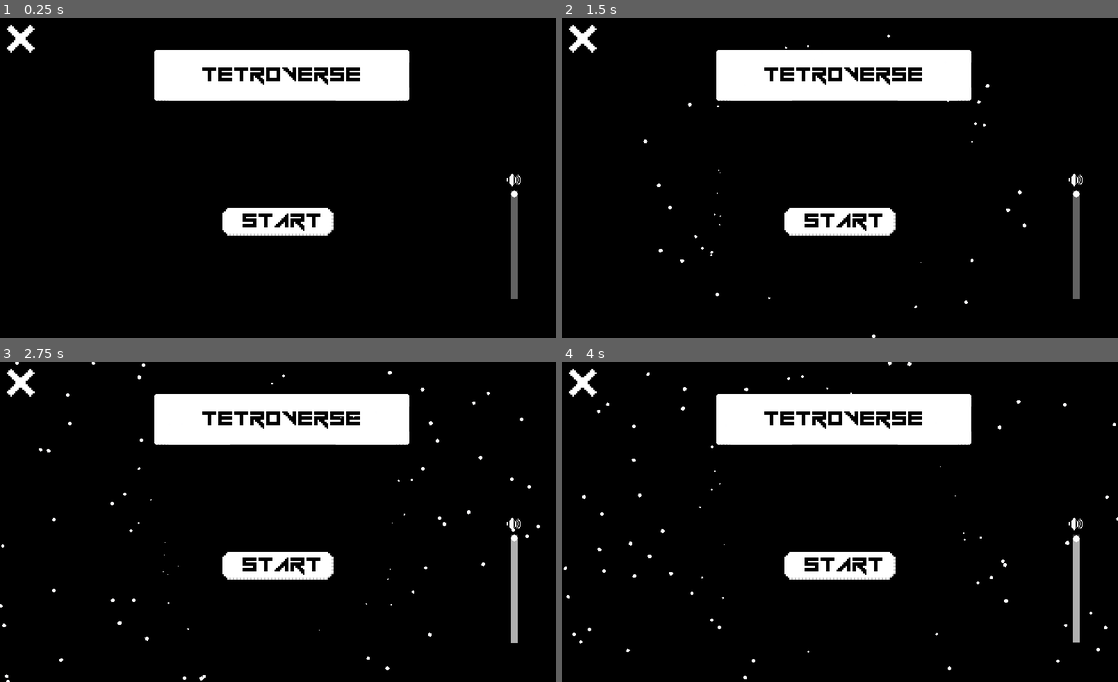
Above: before the commit, frames 1-4 (two rows, left to right).
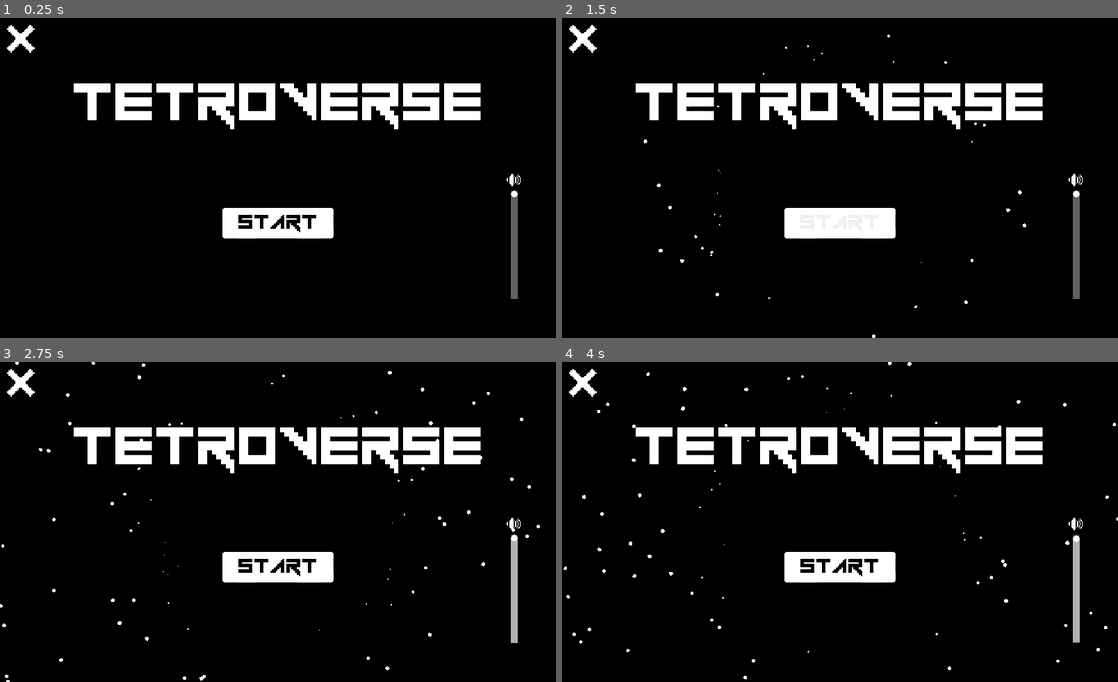
Above: after the commit, the same moments.

Repository: MetRiko/TK-Jam-2022
Game: Godot game, scene res://Scenes/UI.tscn
Same seed, same stepped clock (60 frames per second), same inputs: the game is played once before the commit and once after it. This scene is started directly instead of the project's main scene.
Inputs (mouse positions are in pixels of both pictures, inside the frame that each line leads up to):
- Up to frame 1 (0.25 s): no input
- Up to frame 2 (1.5 s): click "Start" (after the commit: "START") at 0.5 s; click "Start" (after the commit: "START") at 1.25 s
- Up to frame 3 (2.75 s): tap Enter (ui_accept) at 2, 2.27 s; move the mouse to (400, 506) at 2.02 s; hold Right (ui_right) from 2.03 s (still down); click (400, 506) at 2.17 s
- Up to frame 4 (4 s): move the mouse to (728, 538) at 2.77 s; release Right (ui_right) at 2.78 s; hold Down (ui_down) 2.78-3.53 s; tap Enter (ui_accept) at 3.02 s; move the mouse to (895, 451) at 3.52 s; hold Right (ui_right) from 3.53 s (still down)

The runs differ from the first frame. In frame 1, 9.4% of the frame differs, in the area x 13-87%, y 10-69%; in frame 2, 9.3%; in frame 3, 9.4%; in frame 4, 9.4%.

Commit message:
added newer ui

Diff:
--- a/Scenes/AudioPlayer.tscn
+++ b/Scenes/AudioPlayer.tscn
@@ -1,6 +1,6 @@
 [gd_scene load_steps=8 format=2]
 
-[ext_resource path="res://Y2Mate.is - Infected Mushroom - Guitarmass-R_uS0aT0bG8-160k-1654088910253.mp3" type="AudioStream" id=1]
+[ext_resource path="res://Tetraverse_v2.wav" type="AudioStream" id=1]
 [ext_resource path="res://Scripts/AudioPlayer.gd" type="Script" id=2]
 [ext_resource path="res://Sounds/bounce2.wav" type="AudioStream" id=3]
 [ext_resource path="res://Sounds/ball lost.wav" type="AudioStream" id=4]
@@ -17,5 +17,4 @@
 autoplay = true
 
 [node name="EffectsAudioStreamPlayer" type="AudioStreamPlayer" parent="."]
-stream = ExtResource( 1 )
 autoplay = true
--- a/Scenes/Button.tscn
+++ b/Scenes/Button.tscn
@@ -1,25 +1,19 @@
-[gd_scene load_steps=3 format=2]
+[gd_scene load_steps=2 format=2]
 
-[ext_resource path="res://Sprites/buttonSprite.png" type="Texture" id=1]
 [ext_resource path="res://UI.tres" type="Theme" id=3]
 
-[node name="Start" type="TextureButton"]
-margin_right = 128.0
-margin_bottom = 32.0
-texture_normal = ExtResource( 1 )
-expand = true
+[node name="MarginContainer" type="MarginContainer"]
+margin_right = 220.0
+margin_bottom = 60.0
+size_flags_horizontal = 0
+size_flags_vertical = 2
+theme = ExtResource( 3 )
 
-[node name="RichTextLabel" type="Label" parent="."]
-anchor_left = 0.5
-anchor_top = 0.5
-anchor_right = 0.5
-anchor_bottom = 0.5
-margin_left = -78.0
-margin_top = -32.5
-margin_right = 78.0
-margin_bottom = 32.5
+[node name="Start" type="Button" parent="."]
+margin_right = 242.09
+margin_bottom = 70.8102
 theme = ExtResource( 3 )
-text = "Button"
-align = 1
-valign = 1
-uppercase = true
+text = "START"
+__meta__ = {
+"_editor_description_": ""
+}
--- a/Scenes/UI.tscn
+++ b/Scenes/UI.tscn
@@ -1,12 +1,19 @@
-[gd_scene load_steps=13 format=2]
+[gd_scene load_steps=15 format=2]
 
 [ext_resource path="res://Scenes/Button.tscn" type="PackedScene" id=1]
+[ext_resource path="res://Vermin Vibes 1989.ttf" type="DynamicFontData" id=2]
 [ext_resource path="res://Sprites/pixelFullSquare.png" type="Texture" id=3]
 [ext_resource path="res://UI.tres" type="Theme" id=4]
 [ext_resource path="res://Sprites/pixelVolumeSymbol.png" type="Texture" id=5]
 [ext_resource path="res://Sprites/pixelCrossSymbol.png" type="Texture" id=6]
 [ext_resource path="res://Scripts/Volume.gd" type="Script" id=7]
 [ext_resource path="res://Sprites/pixelCircle.png" type="Texture" id=8]
+
+[sub_resource type="DynamicFont" id=7]
+size = 168
+outline_size = 3
+outline_color = Color( 0, 0, 0, 1 )
+font_data = ExtResource( 2 )
 
 [sub_resource type="Curve" id=2]
 _data = [ Vector2( 0, 0 ), 0.0, 0.0, 0, 0, Vector2( 0.232456, 0 ), 0.0, 0.0, 0, 0, Vector2( 0.451754, 0.56089 ), 0.0, 0.0, 0, 0, Vector2( 0.688596, 0.497253 ), 0.0, 0.0, 0, 0, Vector2( 0.864035, 0.555445 ), 0.0, 0.0, 0, 0, Vector2( 1, 0 ), 0.0, 0.0, 0, 0 ]
@@ -43,27 +50,22 @@
 
 [node name="TextureRect" type="TextureRect" parent="UI"]
 modulate = Color( 0, 0, 0, 1 )
-anchor_right = 1.0
-anchor_bottom = 1.0
+margin_right = 1280.0
+margin_bottom = 740.0
 texture = ExtResource( 3 )
 stretch_mode = 1
 
-[node name="Panel" type="Panel" parent="UI"]
-margin_left = 355.0
-margin_top = 74.0
-margin_right = 943.0
-margin_bottom = 190.0
-theme = ExtResource( 4 )
-
 [node name="Title" type="Label" parent="UI"]
-self_modulate = Color( 0, 0, 0, 1 )
 anchor_left = 0.5
 anchor_right = 0.5
-margin_left = -323.0
-margin_top = 69.0
-margin_right = 340.0
-margin_bottom = 198.0
+margin_left = -471.0
+margin_top = 111.0
+margin_right = 479.0
+margin_bottom = 296.0
 theme = ExtResource( 4 )
+custom_colors/font_color = Color( 1, 1, 1, 1 )
+custom_colors/font_outline_modulate = Color( 0, 0, 0, 1 )
+custom_fonts/font = SubResource( 7 )
 text = "Tetroverse"
 align = 1
 valign = 1
@@ -81,20 +83,11 @@
 
 [node name="Start" parent="UI/ButtonContainer" instance=ExtResource( 1 )]
 margin_right = 256.0
-margin_bottom = 64.0
+margin_bottom = 70.8102
 rect_min_size = Vector2( 256, 64 )
-theme = ExtResource( 4 )
-stretch_mode = 4
 
-[node name="RichTextLabel" parent="UI/ButtonContainer/Start" index="0"]
-modulate = Color( 0, 0, 0, 1 )
-self_modulate = Color( 0, 0, 0, 1 )
-margin_left = -81.0
-margin_top = -27.5
-margin_right = 99.0
-margin_bottom = 87.5
-text = "Start
-"
+[node name="Start" parent="UI/ButtonContainer/Start" index="0"]
+margin_right = 256.0
 
 [node name="Volume" type="VSlider" parent="UI"]
 anchor_left = 1.0
--- a/UI.tres
+++ b/UI.tres
@@ -17,6 +17,7 @@
 
 [resource]
 default_font = ExtResource( 2 )
+Button/colors/font_color = Color( 0, 0, 0, 1 )
 Button/fonts/font = ExtResource( 2 )
 Button/styles/disabled = ExtResource( 3 )
 Button/styles/focus = ExtResource( 3 )
--- a/UIButtonStyle.tres
+++ b/UIButtonStyle.tres
@@ -5,7 +5,7 @@
 [resource]
 texture = ExtResource( 1 )
 region_rect = Rect2( 0, -0.558728, 64.0616, 16.5587 )
-margin_left = 9.05894
-margin_right = 6.14714
-margin_top = 5.3724
-margin_bottom = 4.42422
+margin_left = 31.5522
+margin_right = 30.5375
+margin_top = 8.35344
+margin_bottom = 6.45675
Not shown, added: Tetraverse_v2.wav.import
Not shown, removed: Y2Mate.is - Infected Mushroom - Guitarmass-R_uS0aT0bG8-160k-1654088910253.mp3.import
Not shown, added: Tetraverse_v2.wav
Not shown, changed: Y2Mate.is - Infected Mushroom - Guitarmass-R_uS0aT0bG8-160k-1654088910253.mp3
